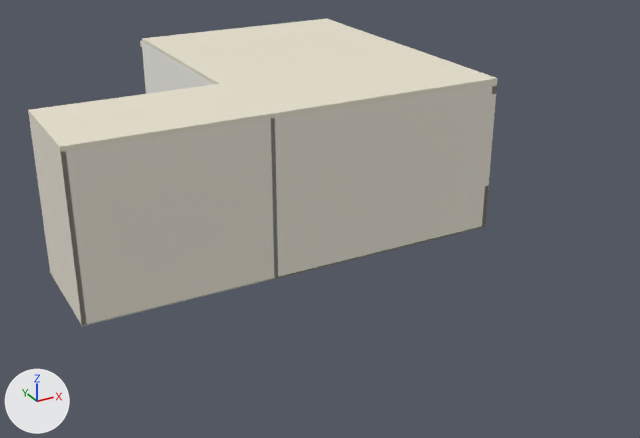
Renders of the Blender file assets/models/gotomall-yogurtworld/g012.blend from each side of a commit.
One viewpoint serves both versions: a camera (50 mm lens) standing at (-7.92, -18.15, 6.9) and looking at (-0.76, -5.12, 0.39). Lighting does not change. The marker at lower left points along +X, +Y and +Z. The picture after the commit comes second.

The scene before the commit, as lines of its bpy script (objects in view):
```python
me_공단_도면의_ᄂ자_후면_바닥 = bpy.data.meshes.new('공단 도면의 ㄴ자 후면 바닥')
me_공단_도면의_ᄂ자_후면_바닥.from_pydata(...)  # a box spanning x -5.46..-2.22, y -6.2..-4.19, z 0.02..0.04
me_공단_도면의_ᄂ자_후면_바닥.materials.append(mat_floor)  # grey #a9aba3
me_도면의_반환부_후벽 = bpy.data.meshes.new('도면의 반환부 후벽')
me_도면의_반환부_후벽.from_pydata(...)  # a box spanning x -5.46..-2.22, y -6.2..-6.13, z 0.04..2.81
me_도면의_반환부_후벽.materials.append(mat_wall)  # white #eee8da
me_옆_점포_뒤쪽으로_꺾인_천장 = bpy.data.meshes.new('옆 점포 뒤쪽으로 꺾인 천장')
me_옆_점포_뒤쪽으로_꺾인_천장.from_pydata(...)  # a box spanning x -5.46..-2.22, y -6.2..-4.19, z 2.81..2.88
me_옆_점포_뒤쪽으로_꺾인_천장.materials.append(mat_cream)  # pale yellow #eee7d3
ob_공단_도면의_ᄂ자_후면_바닥 = bpy.data.objects.new('공단 도면의 ㄴ자 후면 바닥', me_공단_도면의_ᄂ자_후면_바닥)
ob_공단_도면의_ᄂ자_후면_바닥.location = (8.0, 0.0, 0.0)
ob_도면의_반환부_후벽 = bpy.data.objects.new('도면의 반환부 후벽', me_도면의_반환부_후벽)
ob_도면의_반환부_후벽.location = (8.0, 0.0, 0.0)
ob_시트_벽과_크림색_측창_프레임 = bpy.data.objects.new('시트 벽과 크림색 측창 프레임', None)
ob_시트_벽과_크림색_측창_프레임.location = (-8.0, 0.0, 0.0)
ob_시트_벽과_크림색_측창_프레임.instance_type = 'COLLECTION'
ob_시트_벽과_크림색_측창_프레임.instance_collection = col_요거트월드___시트_벽과_크림색_측창_프레임
ob_옆_점포_뒤쪽으로_꺾인_천장 = bpy.data.objects.new('옆 점포 뒤쪽으로 꺾인 천장', me_옆_점포_뒤쪽으로_꺾인_천장)
ob_옆_점포_뒤쪽으로_꺾인_천장.location = (8.0, 0.0, 0.0)
```
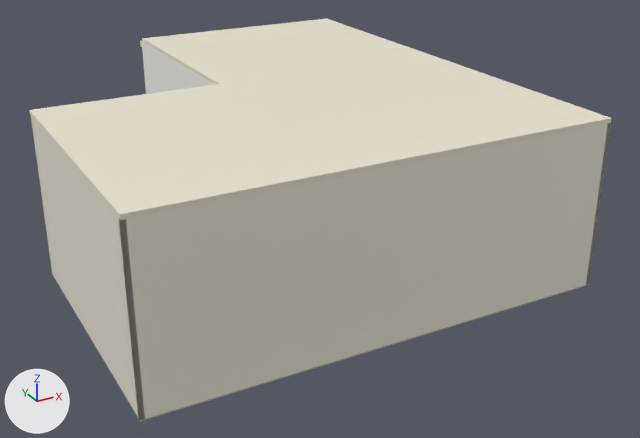
Diff of the bpy script that builds the scene:
```diff
--- a/assets/models/gotomall-yogurtworld/g012.blend.py
+++ b/assets/models/gotomall-yogurtworld/g012.blend.py
@@ me_반환부의_북측_경계 @@
-me_반환부의_북측_경계.from_pydata(...)  # 8 vertices, 6 faces; spans x -5.46..-5.38, y -6.2..-4.19, z 0.04..2.81
+me_반환부의_북측_경계.from_pydata(...)  # 8 vertices, 6 faces; spans x -5.44..-5.38, y -8.9..-4.2, z 0.04..2.81
+# me_반환부의_북측_경계 part 1: the whole mesh is scaled about its middle by (0.877, 2.33, 1), then moved by (0.01, -1.36, 0.0)
 me_반환부의_북측_경계.materials.append(mat_wall)
@@ col_요거트월드___시트_벽과_크림색_측창_프레임 @@
 col_요거트월드___시트_벽과_크림색_측창_프레임.objects.link(ob_큰_회색_바닥_타일_069)
-col_요거트월드___시트_벽과_크림색_측창_프레임.objects.link(ob_공단_도면의_ᄂ자_후면_바닥)
-col_요거트월드___시트_벽과_크림색_측창_프레임.objects.link(ob_옆_점포_뒤쪽으로_꺾인_천장)
-col_요거트월드___시트_벽과_크림색_측창_프레임.objects.link(ob_도면의_반환부_후벽)
+col_요거트월드___시트_벽과_크림색_측창_프레임.objects.link(ob_점포_뒤_ᄂ자_반환부_바닥)
+col_요거트월드___시트_벽과_크림색_측창_프레임.objects.link(ob_점포_뒤_ᄂ자_반환부_천장)
+col_요거트월드___시트_벽과_크림색_측창_프레임.objects.link(ob_카운터_뒤_등록_구획_바닥)
+col_요거트월드___시트_벽과_크림색_측창_프레임.objects.link(ob_카운터_뒤_등록_구획_천장)
+col_요거트월드___시트_벽과_크림색_측창_프레임.objects.link(ob_등록_면적에_맞춘_일자_후면)
 col_요거트월드___시트_벽과_크림색_측창_프레임.objects.link(ob_옆_점포와_맞대는_측면)
 col_요거트월드___시트_벽과_크림색_측창_프레임.objects.link(ob_반환부의_북측_경계)
+col_요거트월드___시트_벽과_크림색_측창_프레임.objects.link(ob_창_끝에서_이어지는_외벽)
 col_요거트월드___시트_벽과_크림색_측창_프레임.objects.link(ob_뒷벽)
@@ ob_공단_도면의_ᄂ자_후면_바닥 @@
-ob_공단_도면의_ᄂ자_후면_바닥 = bpy.data.objects.new('공단 도면의 ㄴ자 후면 바닥', me_공단_도면의_ᄂ자_후면_바닥)
@@ ob_옆_점포_뒤쪽으로_꺾인_천장 @@
-ob_옆_점포_뒤쪽으로_꺾인_천장 = bpy.data.objects.new('옆 점포 뒤쪽으로 꺾인 천장', me_옆_점포_뒤쪽으로_꺾인_천장)
@@ ob_도면의_반환부_후벽 @@
-ob_도면의_반환부_후벽 = bpy.data.objects.new('도면의 반환부 후벽', me_도면의_반환부_후벽)
@@ ob_점포_뒤_ᄂ자_반환부_천장 @@
+ob_점포_뒤_ᄂ자_반환부_천장 = bpy.data.objects.new('점포 뒤 ㄴ자 반환부 천장', me_점포_뒤_ᄂ자_반환부_천장)  # a box spanning x -5.44..-2.22, y -8.9..-4.2, z 2.81..2.88; in mat_cream (pale yellow #eee7d3)
+ob_점포_뒤_ᄂ자_반환부_천장.location = (8.0, 0.0, 0.0)
@@ ob_창_끝에서_이어지는_외벽 @@
+ob_창_끝에서_이어지는_외벽 = bpy.data.objects.new('창 끝에서 이어지는 외벽', me_창_끝에서_이어지는_외벽)  # a box spanning x 2.16..2.22, y -8.9..-6.2, z 0.04..2.81; in mat_wall (white #eee8da)
+ob_창_끝에서_이어지는_외벽.location = (8.0, 0.0, 0.0)
@@ ob_카운터_뒤_등록_구획_바닥 @@
+ob_카운터_뒤_등록_구획_바닥 = bpy.data.objects.new('카운터 뒤 등록 구획 바닥', me_카운터_뒤_등록_구획_바닥)  # a box spanning x -2.22..2.22, y -8.9..-6.2, z 0.02..0.04; in mat_floor (grey #a9aba3)
+ob_카운터_뒤_등록_구획_바닥.location = (8.0, 0.0, 0.0)
@@ ob_등록_면적에_맞춘_일자_후면 @@
+ob_등록_면적에_맞춘_일자_후면 = bpy.data.objects.new('등록 면적에 맞춘 일자 후면', me_등록_면적에_맞춘_일자_후면)  # a box spanning x -5.44..2.22, y -8.9..-8.83, z 0.04..2.81; in mat_wall (white #eee8da)
+ob_등록_면적에_맞춘_일자_후면.location = (8.0, 0.0, 0.0)
@@ ob_카운터_뒤_등록_구획_천장 @@
+ob_카운터_뒤_등록_구획_천장 = bpy.data.objects.new('카운터 뒤 등록 구획 천장', me_카운터_뒤_등록_구획_천장)  # a box spanning x -2.22..2.22, y -8.9..-6.2, z 2.81..2.88; in mat_cream (pale yellow #eee7d3)
+ob_카운터_뒤_등록_구획_천장.location = (8.0, 0.0, 0.0)
@@ ob_점포_뒤_ᄂ자_반환부_바닥 @@
+ob_점포_뒤_ᄂ자_반환부_바닥 = bpy.data.objects.new('점포 뒤 ㄴ자 반환부 바닥', me_점포_뒤_ᄂ자_반환부_바닥)  # a box spanning x -5.44..-2.22, y -8.9..-4.2, z 0.02..0.04; in mat_floor (grey #a9aba3)
+ob_점포_뒤_ᄂ자_반환부_바닥.location = (8.0, 0.0, 0.0)
```

What differs and where, as boxes (x1, y1, x2, y2) in the pictures (640 x 438 px; the box of a moved part takes in the faces that stretch with it):
'시트 벽과 크림색 측창 프레임', reshaped, mesh rescaled (24% wider, 31% taller)
    before: (28, 19, 498, 327)
    after: (29, 19, 611, 422)
part 1 of me_반환부의_북측_경계, moved or reshaped
    before: (29, 115, 87, 325)
    after: (30, 116, 145, 420)
